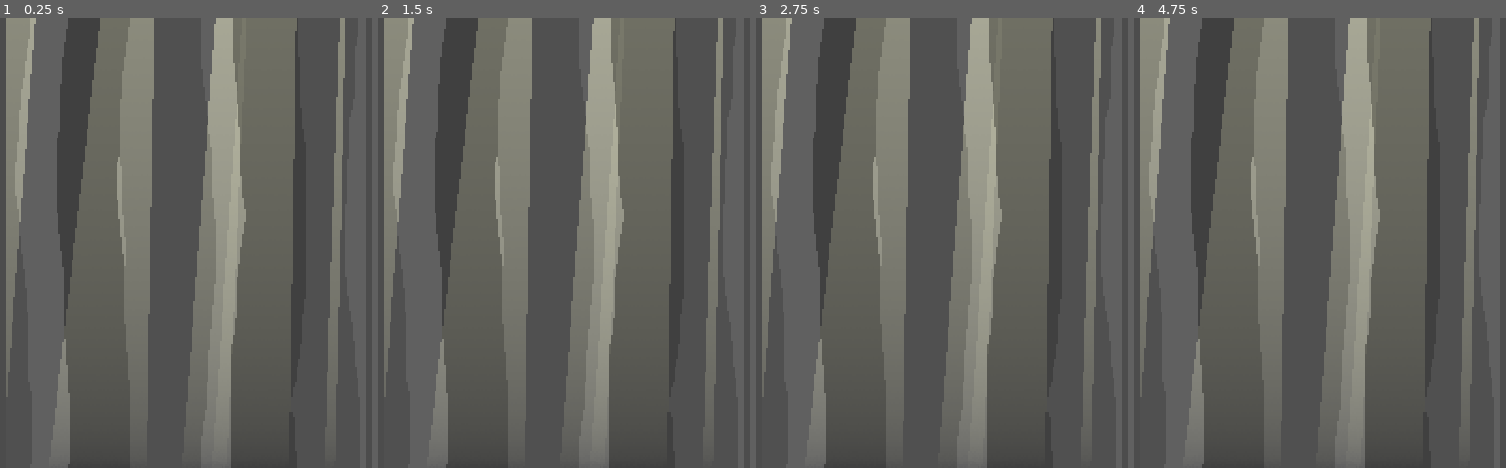
Above: before the commit, frames 1-4 (left to right).
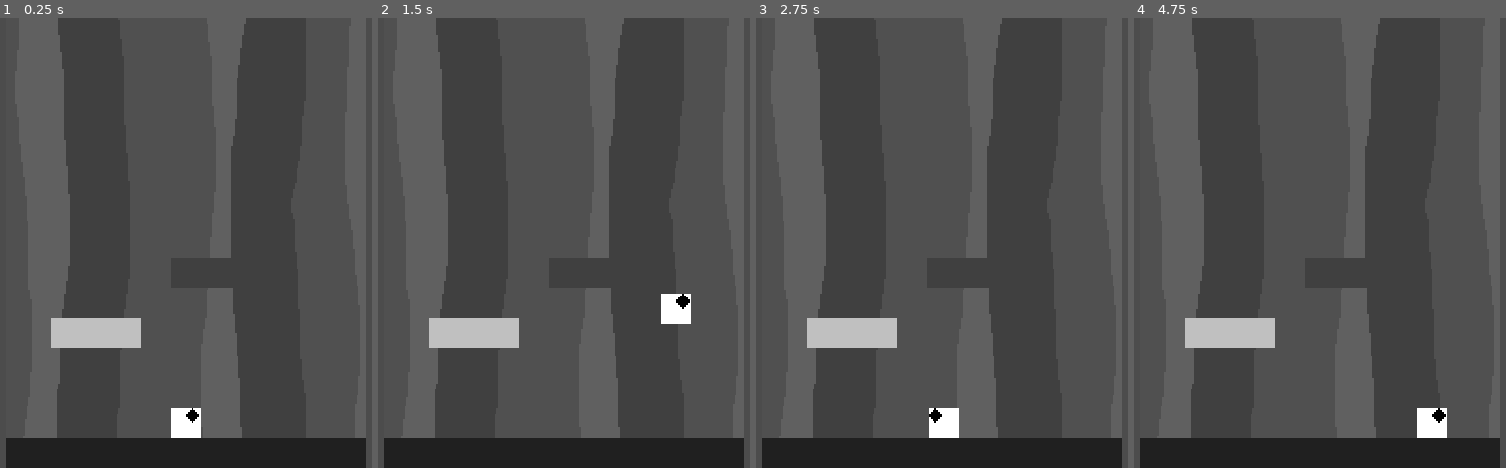
Above: after the commit, the same moments.

Repository: zhyrin0/the-climb
Game: Godot game, scene res://src/main/main.tscn
The game is run twice, just before and just after one commit, with the same random seed, the same clock (stepped at 60 frames per second) and the same inputs.
Inputs (mouse positions are in pixels of both pictures, inside the frame that each line leads up to):
- Up to frame 1 (0.25 s): no input
- Up to frame 2 (1.5 s): tap Enter at 0.5 s; move the mouse to (738, 220) at 0.52 s; hold D (move_right) 0.53-1.25 s; hold S (move_fall) 0.53-1.25 s; click (738, 220) at 0.67 s; tap W (move_jump) at 0.77 s; drag from (404, 265) to (523, 333) at 1.27 s
- Up to frame 3 (2.75 s): tap Space at 2 s; move the mouse to (1023, 144) at 2.02 s; hold A (move_left) from 2.03 s (still down); hold S (move_fall) from 2.03 s (still down)
- Up to frame 4 (4.75 s): release A (move_left) at 2.75 s; release S (move_fall) at 2.75 s; drag from (1279, 333) to (outside the picture) at 2.77 s; tap Enter at 3.5 s; move the mouse to (outside the picture) at 3.52 s; hold D (move_right) 3.53-4.25 s; hold S (move_fall) 3.53-4.25 s; tap W (move_jump) at 3.77 s; drag from (outside the picture) to (1200, 130) at 4.27 s

The runs differ from the first frame. In frame 1, 48% of the frame differs, in the area x 1-99%, y 0-100%; in frame 2, 48%; in frame 3, 48%; in frame 4, 48%.

Commit message:
Limit camera to world

Diff:
--- a/src/player/player.gd
+++ b/src/player/player.gd
@@ -44,6 +44,14 @@
 		_pivot.scale.x = 1.0
 
 
+func set_camera_bounds(bounds: Rect2) -> void:
+	var camera := $Camera2D as Camera2D
+	camera.limit_left = bounds.position.x
+	camera.limit_top = bounds.position.y
+	camera.limit_right = bounds.end.x
+	camera.limit_bottom = bounds.end.y
+
+
 func set_jump_height(new_value: int) -> void:
 	jump_height = new_value
 	_set_physics_values()
--- a/src/player/player.tscn
+++ b/src/player/player.tscn
@@ -42,3 +42,6 @@
 enabled = true
 cast_to = Vector2( 0, 16 )
 collision_mask = 4
+
+[node name="Camera2D" type="Camera2D" parent="."]
+current = true
--- /dev/null
+++ b/src/world/world.gd
@@ -0,0 +1,15 @@
+extends Node2D
+
+const Player := preload("res://src/player/player.gd")
+
+
+func _ready() -> void:
+	var player := $Player as Player
+	player.set_camera_bounds(_get_camera_bounds())
+
+
+func _get_camera_bounds() -> Rect2:
+	var top_left := $Technical/Bounds/TopLeft as Position2D
+	var bottom_rigt := $Technical/Bounds/BottomRight as Position2D
+	return Rect2(top_left.global_position,
+			bottom_rigt.global_position - top_left.global_position)
--- a/src/world/world.tscn
+++ b/src/world/world.tscn
@@ -6,6 +6,7 @@
 [ext_resource path="res://src/world/assets/root_layer_3.png" type="Texture" id=4]
 [ext_resource path="res://src/world/assets/root_layer_1.png" type="Texture" id=5]
 [ext_resource path="res://src/world/assets/root_layer_2.png" type="Texture" id=6]
+[ext_resource path="res://src/world/world.gd" type="Script" id=7]
 
 [sub_resource type="RectangleShape2D" id=5]
 extents = Vector2( 4, 248 )
@@ -17,6 +18,7 @@
 extents = Vector2( 24, 8 )
 
 [node name="World" type="Node2D"]
+script = ExtResource( 7 )
 
 [node name="Background" type="ParallaxBackground" parent="."]
 layer = -1
